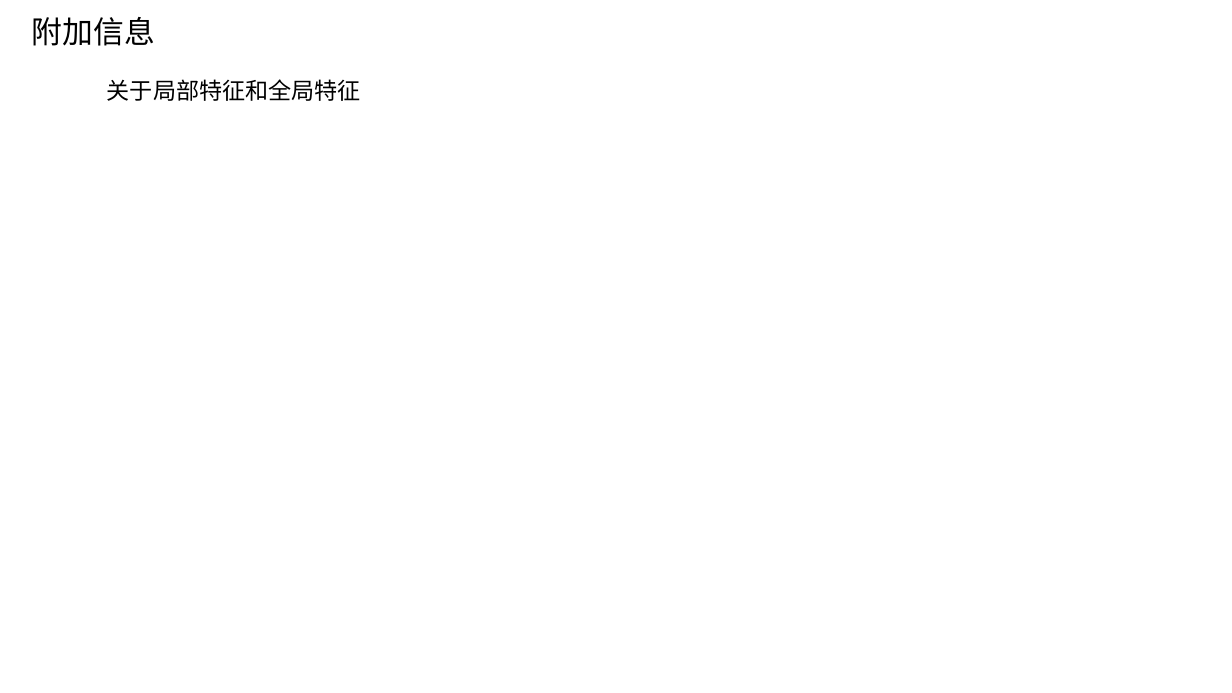
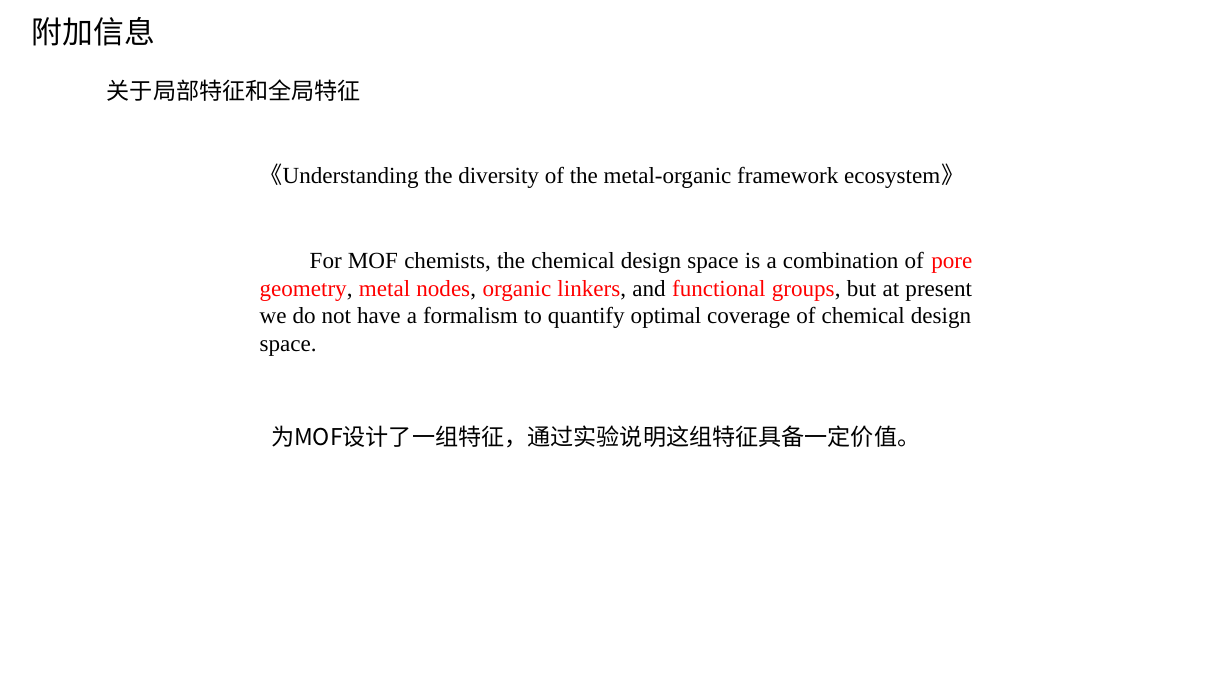
Before and after one commit to TheBestOrNothing-gwh/weekly, a slide deck: slide 16 of COFs属性预测.pptx. Drawn at 1232x693 pixels with LibreOffice and Linux fonts; fonts in the diff are those of the drawing. Boxes give left, top, right and bottom in pixels: in the first picture for what was removed or moved away, otherwise in the second. Text is boxed around its words. In the diff, an @@ line names an element or a change of style, - is before the commit and + after.

Commit message:
修改了一下核心PPT

```diff
--- a/COFs属性预测.pptx
+++ b/COFs属性预测.pptx
@@ text added at (260,163,964,188), 18 pt, text #000000 @@
+《Understanding the diversity of the metal-organic framework ecosystem》
@@ text added at (260,251,972,356), 18 pt, text #000000 @@
+For MOF chemists, the chemical design space is a combination of pore geometry, metal nodes, organic linkers, and functional groups, but at present we do not have a formalism to quantify optimal coverage of chemical design space.
@@ text added at (271,425,920,448), 18 pt, text #000000 @@
+为MOF设计了一组特征，通过实验说明这组特征具备一定价值。
```
Also in this commit, not shown: 1 other slide changed.
